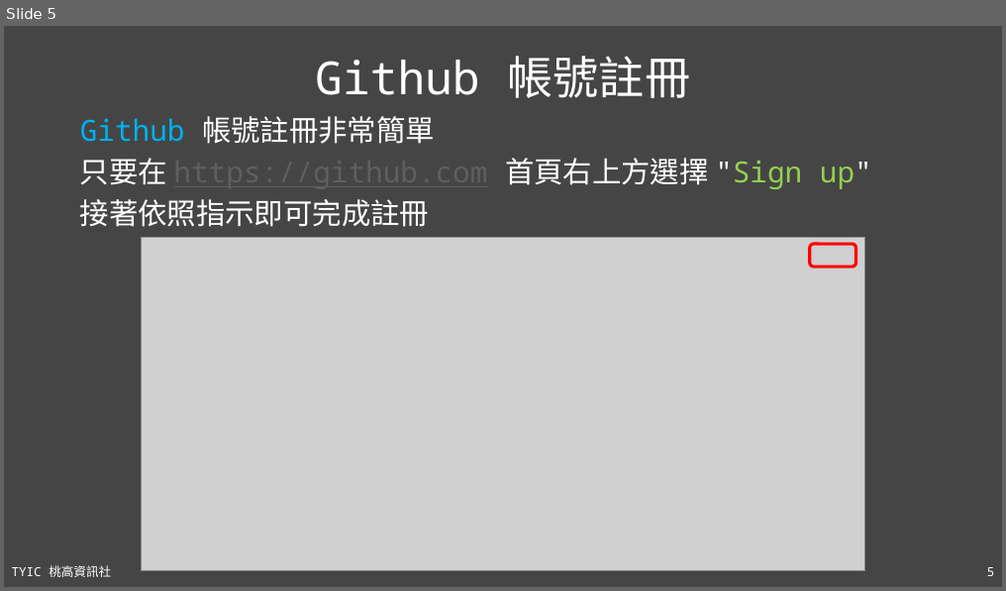
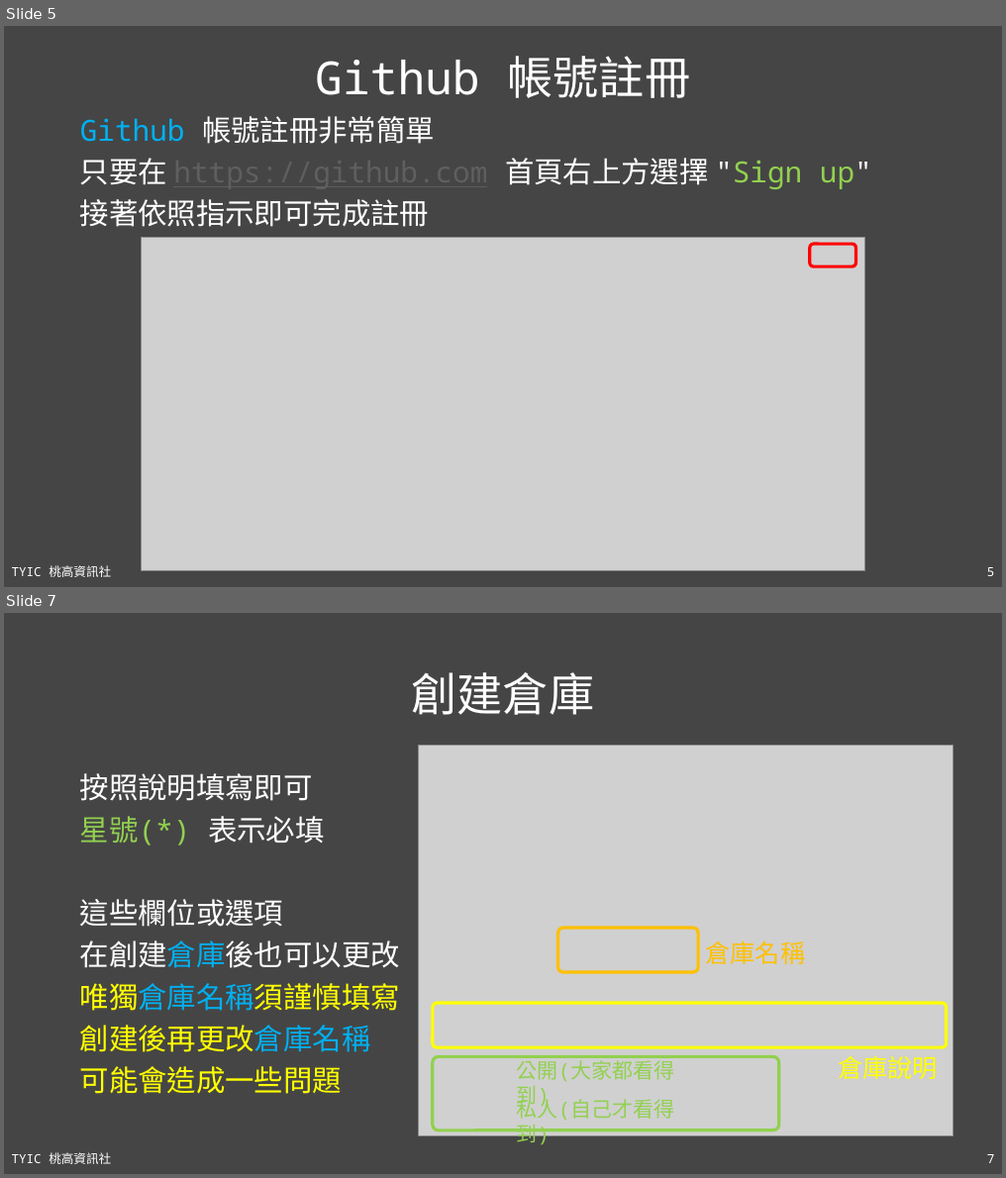
Before and after one commit to TYSHIC/slides, a slide deck: ppt/16_Git 與 Github.pptx. Shown one above the other, each under a label of ours: slide 5 before the commit, slides 5 and 7 after it; the slides between them are not shown. The pictures are 1006x591 and 1006x1178 pixels, drawn with LibreOffice and Linux fonts; fonts in the diff are those of the drawing; grey boxes stand for pictures. Boxes give left, top, right and bottom in pixels: in the first picture for what was removed or moved away, otherwise in the second. Text is boxed around its words. In the diff, an @@ line names an element or a change of style, - is before the commit and + after.

```diff
--- a/ppt/16_Git 與 Github.pptx
+++ b/ppt/16_Git 與 Github.pptx
@@ slide 7 added at <box>4,613,1002,1174</box>, background #454545; not listed: 2 template elements that a slide beside it also shows @@
@@ title added at <box>411,672,594,715</box>, 44 pt, text #FFFFFF @@
+創建倉庫
@@ text added at <box>80,773,400,1094</box>, 28 pt, text #FFFFFF @@
+按照說明填寫即可
+星號(*) 表示必填
+這些欄位或選項
+在創建倉庫後也可以更改
+唯獨倉庫名稱須謹慎填寫
+創建後再更改倉庫名稱
+可能會造成一些問題
@@ group added at <box>418,746,952,1147</box>: 4 texts, 3 rounded rectangles, 1 picture @@
+倉庫名稱
+公開(大家都看得到)
+私人(自己才看得到)
+倉庫說明
```
Also in this commit, not shown: 2 slides changed, 5 other slides added, 19 other files.
